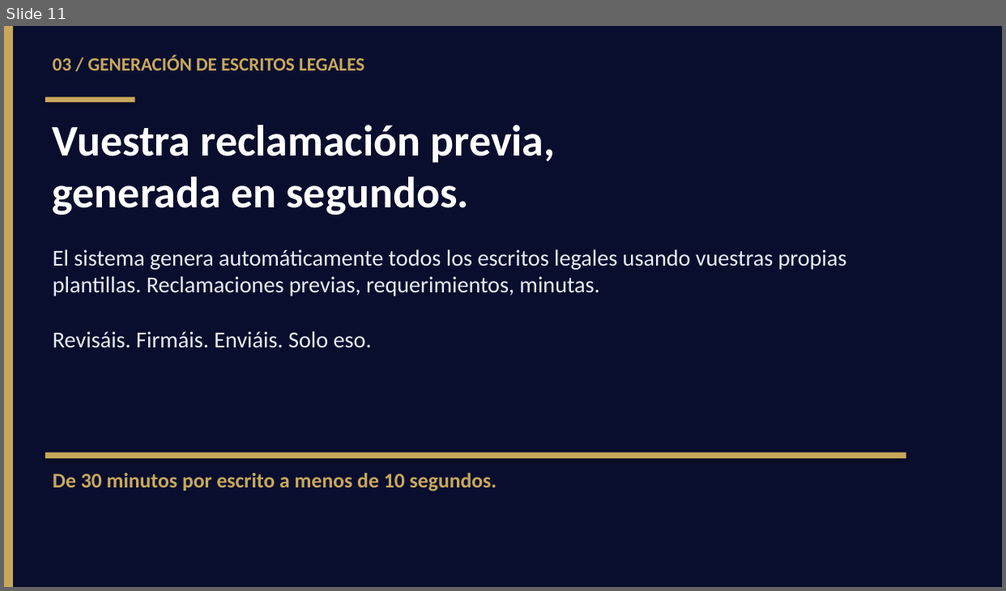
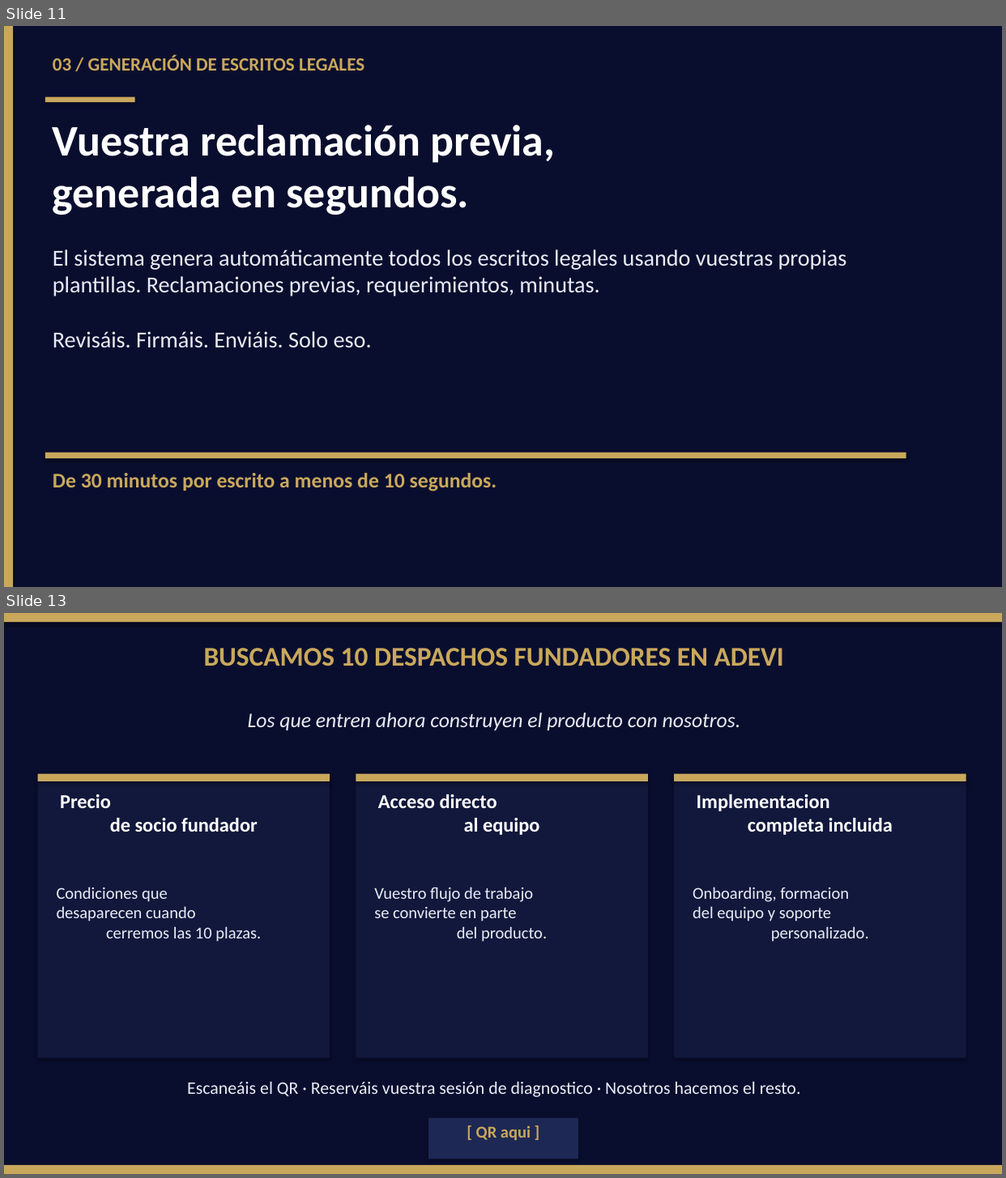
Before and after one commit to jorgeaguiar-digi/docufy-legal, a slide deck: presentations/ADEVI_2026_Docufy_Legal.pptx. Shown one above the other, each under a label of ours: slide 11 before the commit, slides 11 and 13 after it; the slides between them are not shown. The pictures are 1006x591 and 1006x1178 pixels, drawn with LibreOffice and Linux fonts; fonts in the diff are those of the drawing. Boxes give left, top, right and bottom in pixels: in the first picture for what was removed or moved away, otherwise in the second. Text is boxed around its words. In the diff, an @@ line names an element or a change of style, - is before the commit and + after.

Commit message:
Presentación adevi

```diff
--- a/presentations/ADEVI_2026_Docufy_Legal.pptx
+++ b/presentations/ADEVI_2026_Docufy_Legal.pptx
@@ slide 13 added at (4,613,1002,1174), background #0A0E2E @@
@@ rectangle added at (4,613,1002,622), fill #C9A85C @@
@@ text added at (204,648,784,666), 26 pt, text #C9A85C, bold @@
+BUSCAMOS 10 DESPACHOS FUNDADORES EN ADEVI
@@ text added at (248,713,741,730), 20 pt, text #E8ECF5, italic @@
+Los que entren ahora construyen el producto con nosotros.
@@ rectangle added at (38,774,330,1059), fill #12183C @@
@@ rectangle added at (38,774,330,781), fill #C9A85C @@
@@ rectangle added at (356,774,648,1059), fill #12183C @@
@@ rectangle added at (356,774,648,781), fill #C9A85C @@
@@ rectangle added at (674,774,966,1059), fill #12183C @@
@@ rectangle added at (674,774,966,781), fill #C9A85C @@
@@ text added at (60,794,258,832), 19 pt, text #FFFFFF, bold @@
+Precio
+de socio fundador
@@ text added at (378,794,540,835), 19 pt, text #FFFFFF, bold @@
+Acceso directo
+al equipo
@@ text added at (697,794,893,835), 19 pt, text #FFFFFF, bold @@
+Implementacion
+completa incluida
@@ text added at (57,887,261,942), 16 pt, text #E8ECF5 @@
+Condiciones que
+desaparecen cuando
+cerremos las 10 plazas.
@@ text added at (374,887,547,942), 16 pt, text #E8ECF5 @@
+Vuestro flujo de trabajo
+se convierte en parte
+del producto.
@@ text added at (692,887,869,942), 16 pt, text #E8ECF5 @@
+Onboarding, formacion
+del equipo y soporte
+personalizado.
@@ text added at (187,1082,801,1097), 17 pt, text #E8ECF5 @@
+Escaneáis el QR · Reserváis vuestra sesión de diagnostico · Nosotros hacemos el resto.
@@ rectangle added at (428,1118,578,1160), fill #1E2855 @@
@@ text added at (476,1126,530,1140), 16 pt, text #C9A85C, bold @@
+[ QR aqui ]
@@ rectangle added at (4,1165,1002,1174), fill #C9A85C @@
```
Also in this commit, not shown: 2 slides changed, 1 other slide added, 2 slides removed, 2 other files.
